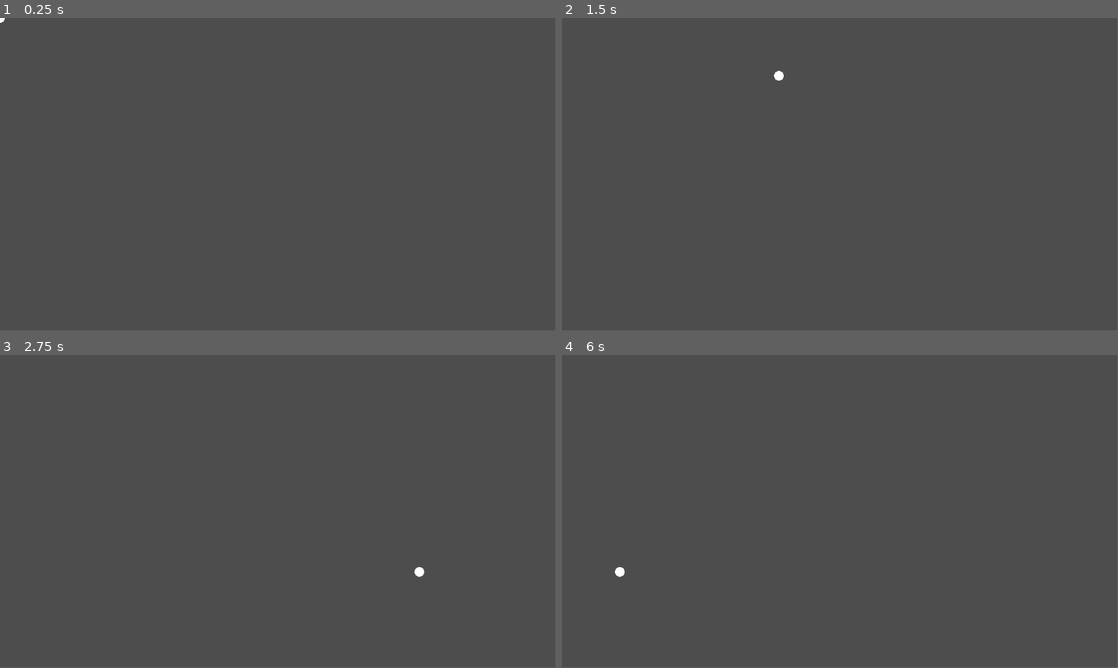
Above: before the commit, frames 1-4 (two rows, left to right).
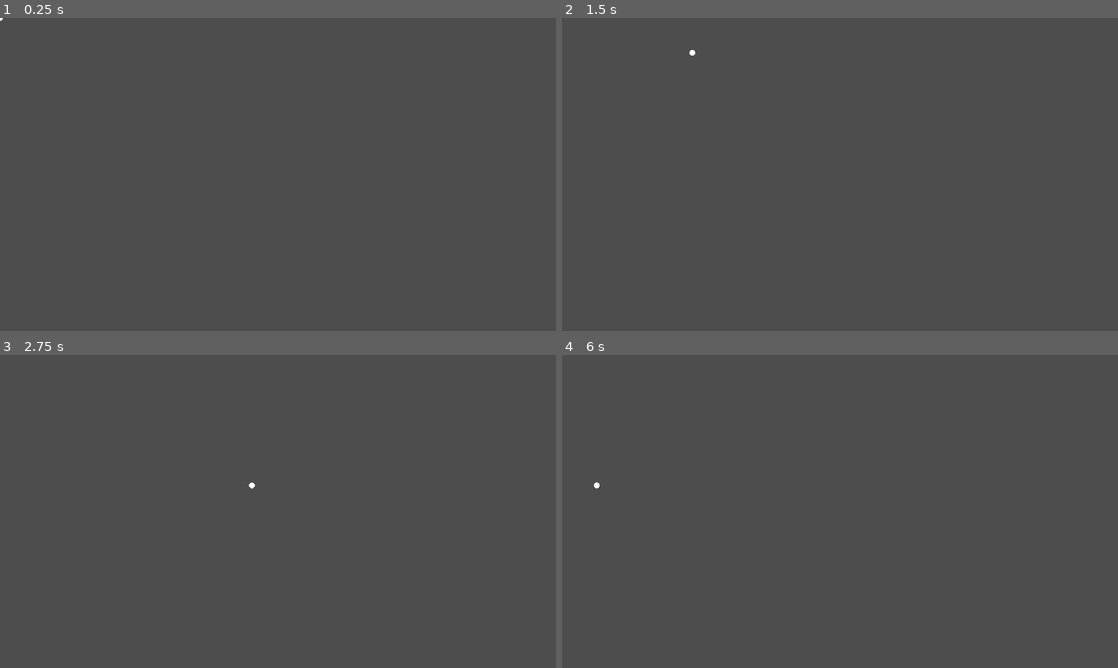
Above: after the commit, the same moments.

Repository: zalt00/sslip2
Game: Godot game, scene res://player.tscn
Two runs of this game, one before a commit and one after it. Both use one fixed random seed, a clock stepped at 60 frames per second and the inputs below.
Inputs (mouse positions are in pixels of both pictures, inside the frame that each line leads up to):
- Up to frame 1 (0.25 s): no input
- Up to frame 2 (1.5 s): tap Enter at 0.5 s; move the mouse to (962, 158) at 0.52 s; hold D (move_right) 0.53-1.28 s; right-click (962, 158) at 0.6 s; tap Space at 1.25 s; move the mouse to (728, 190) at 1.27 s; hold S (move_down) from 1.28 s (still down); click (728, 190) at 1.35 s
- Up to frame 3 (2.75 s): move the mouse to (333, 442) at 2.02 s; release S (move_down) at 2.03 s; hold D (move_right) from 2.03 s (still down); right-click (333, 442) at 2.1 s
- Up to frame 4 (6 s): move the mouse to (812, 574) at 2.77 s; release D (move_right) at 2.78 s; hold W (move_up) 2.78-3.53 s; click (812, 574) at 2.85 s; move the mouse to (1006, 558) at 3.52 s; hold A (move_left) 3.53-5.03 s; right-click (1006, 558) at 3.6 s; tap Enter at 4.25, 5.75 s; move the mouse to (673, 464) at 4.27 s; click (673, 464) at 4.35 s; tap Space at 5 s; move the mouse to (867, 511) at 5.02 s; hold S (move_down) 5.03-5.78 s; right-click (867, 511) at 5.1 s; move the mouse to (756, 433) at 5.77 s; hold D (move_right) from 5.78 s (still down); click (756, 433) at 5.85 s
In our replay, the window is 799x449 before the commit and 800x450 after it. These sizes can differ from the game's own. Grey fills any space a smaller window leaves; there, only what the larger window draws over its background counts as a difference.

The runs differ from the first frame. In frame 1, less than 0.1% of the frame differs, in the area x 0-1%, y 0-2%; in frame 2, less than 0.1%, in the area x 22-40%, y 10-20%; in frame 3, less than 0.1%; in frame 4, less than 0.1%.

Commit message:
Fixes resolution issues

Diff:
--- a/bird_stuff/bird_scene.tscn
+++ b/bird_stuff/bird_scene.tscn
@@ -16,7 +16,10 @@
 
 [node name="Camera2D" type="Camera2D" parent="."]
 position = Vector2(367, -226)
-limit_bottom = 710
+limit_left = -3000
+limit_top = -1000
+limit_right = 3000
+limit_bottom = 500
 
 [node name="Bird" parent="." instance=ExtResource("1_f3jpm")]
 position = Vector2(367, -226)
@@ -31,55 +34,68 @@
 [node name="Parallax2D" type="Parallax2D" parent="ParallaxBackground"]
 
 [node name="ParallaxLayer7" type="ParallaxLayer" parent="ParallaxBackground"]
+position = Vector2(0, -1313.33)
 motion_scale = Vector2(0, 0)
-motion_mirroring = Vector2(3800, 0)
+motion_mirroring = Vector2(7600, 0)
 
 [node name="Sprite2D" type="Sprite2D" parent="ParallaxBackground/ParallaxLayer7"]
-scale = Vector2(2, 2)
+scale = Vector2(4, 4)
 texture = ExtResource("2_ypa4h")
 centered = false
 
 [node name="ParallaxLayer5" type="ParallaxLayer" parent="ParallaxBackground"]
-motion_scale = Vector2(0.2, 0.2)
-motion_mirroring = Vector2(3800, 0)
+position = Vector2(0, -1530)
+motion_scale = Vector2(0.2, 0.1)
+motion_mirroring = Vector2(7600, 0)
 
 [node name="Sprite2D" type="Sprite2D" parent="ParallaxBackground/ParallaxLayer5"]
+scale = Vector2(2, 2)
 texture = ExtResource("3_ym5dr")
 centered = false
 
 [node name="ParallaxLayer" type="ParallaxLayer" parent="ParallaxBackground"]
-motion_scale = Vector2(0.4, 0.4)
-motion_mirroring = Vector2(3800, 0)
+position = Vector2(0, -1693.33)
+motion_scale = Vector2(0.4, 0.2)
+motion_mirroring = Vector2(7600, 0)
 
 [node name="Sprite2D" type="Sprite2D" parent="ParallaxBackground/ParallaxLayer"]
+scale = Vector2(2, 2)
 texture = ExtResource("4_ck4sv")
 centered = false
 
 [node name="ParallaxLayer3" type="ParallaxLayer" parent="ParallaxBackground"]
-motion_scale = Vector2(0.6, 0.6)
-motion_mirroring = Vector2(3800, 0)
+position = Vector2(0, -1530)
+motion_scale = Vector2(0.6, 0.3)
+motion_mirroring = Vector2(7600, 0)
 
 [node name="Sprite2D" type="Sprite2D" parent="ParallaxBackground/ParallaxLayer3"]
+scale = Vector2(2, 2)
 texture = ExtResource("5_pac3w")
 centered = false
 
 [node name="ParallaxLayer2" type="ParallaxLayer" parent="ParallaxBackground"]
-motion_scale = Vector2(0.8, 0.8)
-motion_mirroring = Vector2(3800, 0)
+position = Vector2(0, -720)
+motion_scale = Vector2(0.8, 0.4)
+motion_mirroring = Vector2(7600, 0)
 
 [node name="Sprite2D" type="Sprite2D" parent="ParallaxBackground/ParallaxLayer2"]
 position = Vector2(0, 914)
+scale = Vector2(2, 2)
 texture = ExtResource("6_128j0")
 centered = false
 
 [node name="ParallaxLayer6" type="ParallaxLayer" parent="ParallaxBackground"]
-motion_mirroring = Vector2(3800, 0)
+motion_scale = Vector2(1, 0.5)
+motion_mirroring = Vector2(7600, 0)
 
 [node name="Sprite2D" type="Sprite2D" parent="ParallaxBackground/ParallaxLayer6"]
+position = Vector2(0, -1530)
+scale = Vector2(2, 2)
 texture = ExtResource("7_jvajv")
 centered = false
 
 [node name="ParallaxLayer4" type="ParallaxLayer" parent="ParallaxBackground"]
+position = Vector2(0, -276.667)
 motion_scale = Vector2(0, 0)
 motion_mirroring = Vector2(3800, 0)
 
@@ -88,12 +104,13 @@
 centered = false
 
 [node name="ParallaxLayer8" type="ParallaxLayer" parent="ParallaxBackground"]
-position = Vector2(0, -843.333)
-motion_scale = Vector2(3, 3)
-motion_mirroring = Vector2(5760, 0)
+position = Vector2(0, -1530)
+motion_scale = Vector2(3.333, 3.333)
+motion_mirroring = Vector2(6912, 0)
 
 [node name="Sprite2D" type="Sprite2D" parent="ParallaxBackground/ParallaxLayer8"]
-scale = Vector2(10, 10)
+position = Vector2(0, -406.667)
+scale = Vector2(12, 12)
 texture = ExtResource("9_hul3y")
 centered = false
 
--- a/project.godot
+++ b/project.godot
@@ -14,6 +14,12 @@
 run/main_scene="uid://brhcr5gqavbjw"
 config/features=PackedStringArray("4.4", "Forward Plus")
 config/icon="res://icon.svg"
+
+[display]
+
+window/size/viewport_width=1920
+window/size/viewport_height=1080
+window/stretch/mode="viewport"
 
 [input]
 
